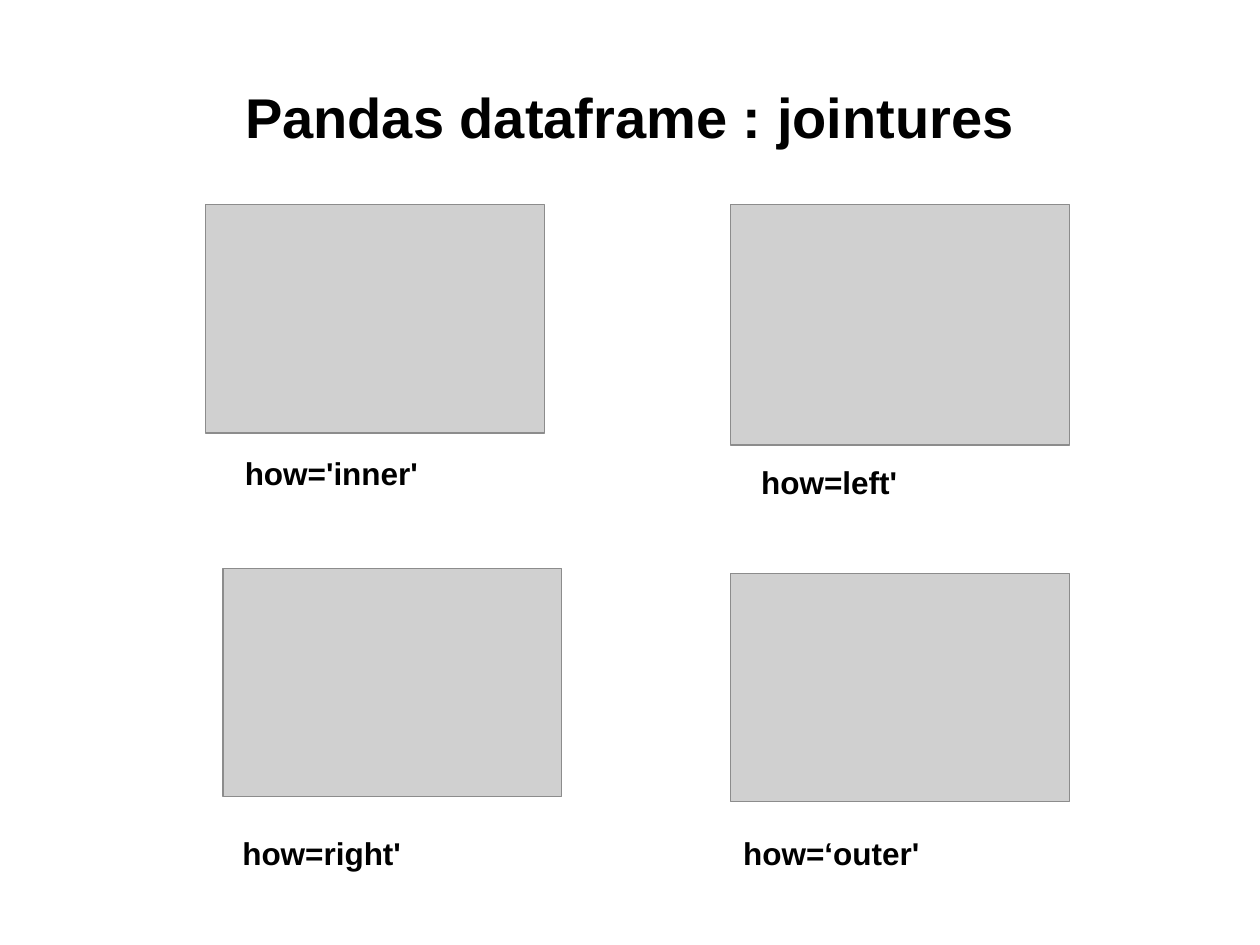
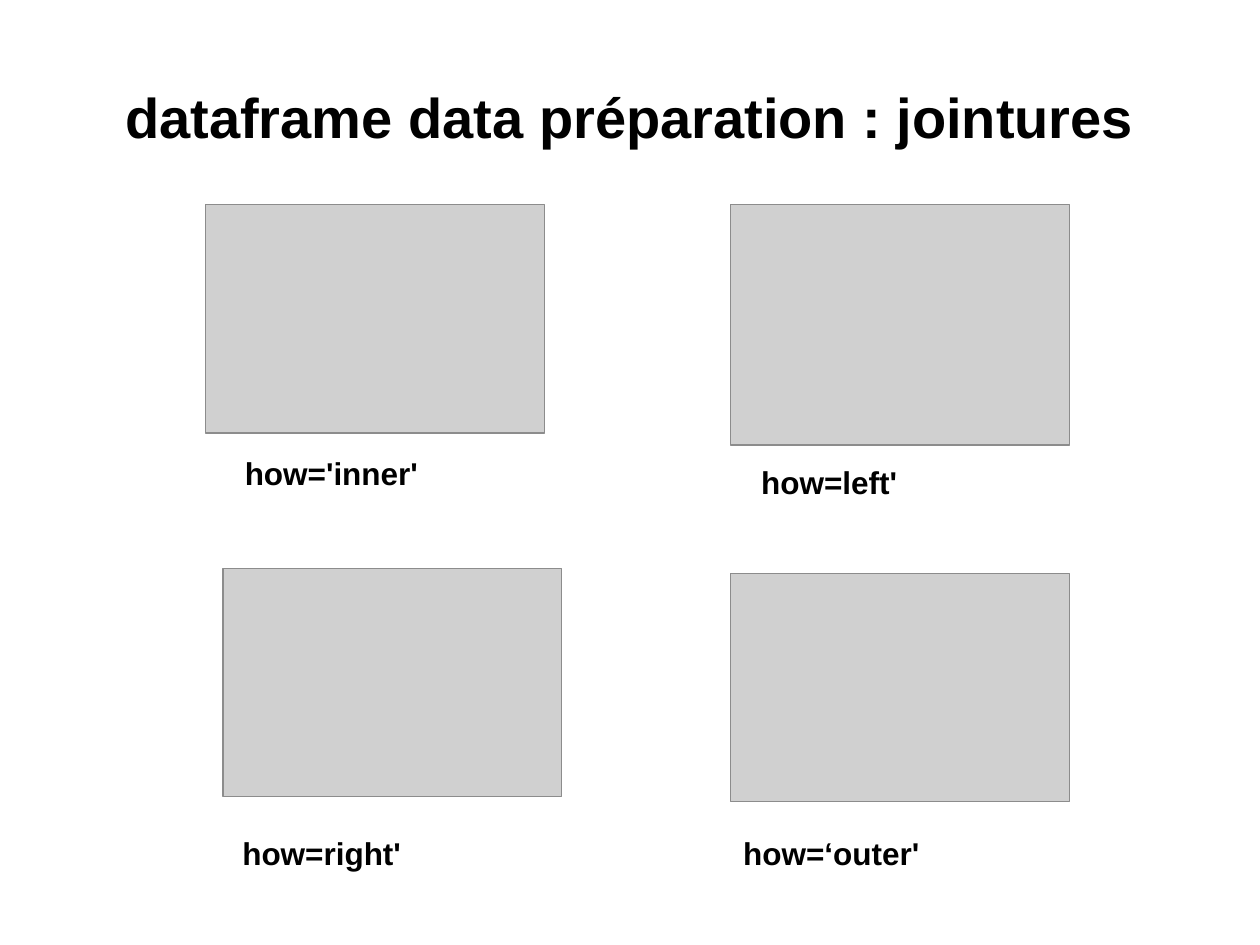
Before and after one commit to loicmidy/formation-python, a slide deck: slide 26 of formation python.pptx. Drawn at 1260x945 pixels with LibreOffice and Linux fonts; fonts in the diff are those of the drawing; grey boxes stand for pictures. Boxes give left, top, right and bottom in pixels: in the first picture for what was removed or moved away, otherwise in the second. Text is boxed around its words. In the diff, an @@ line names an element or a change of style, - is before the commit and + after.

```diff
--- a/formation python.pptx
+++ b/formation python.pptx
@@ title at bbox=[125, 97, 1133, 149]: text changed @@
-Pandas dataframe : jointures
+dataframe data préparation : jointures
```
Also in this commit, not shown: 4 other slides changed, 6 other files.
